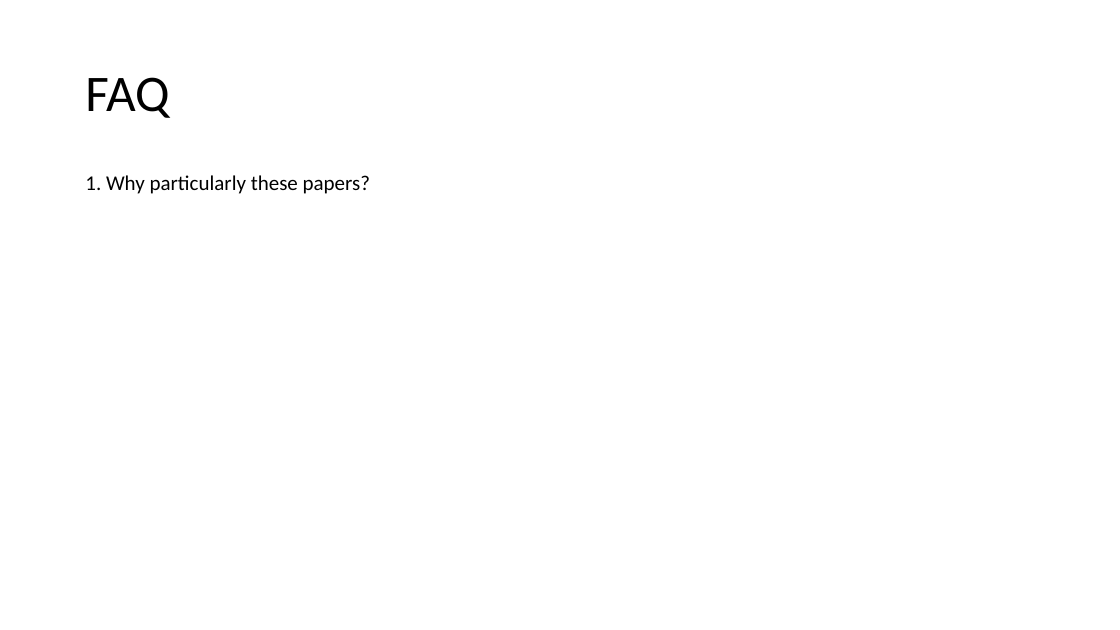
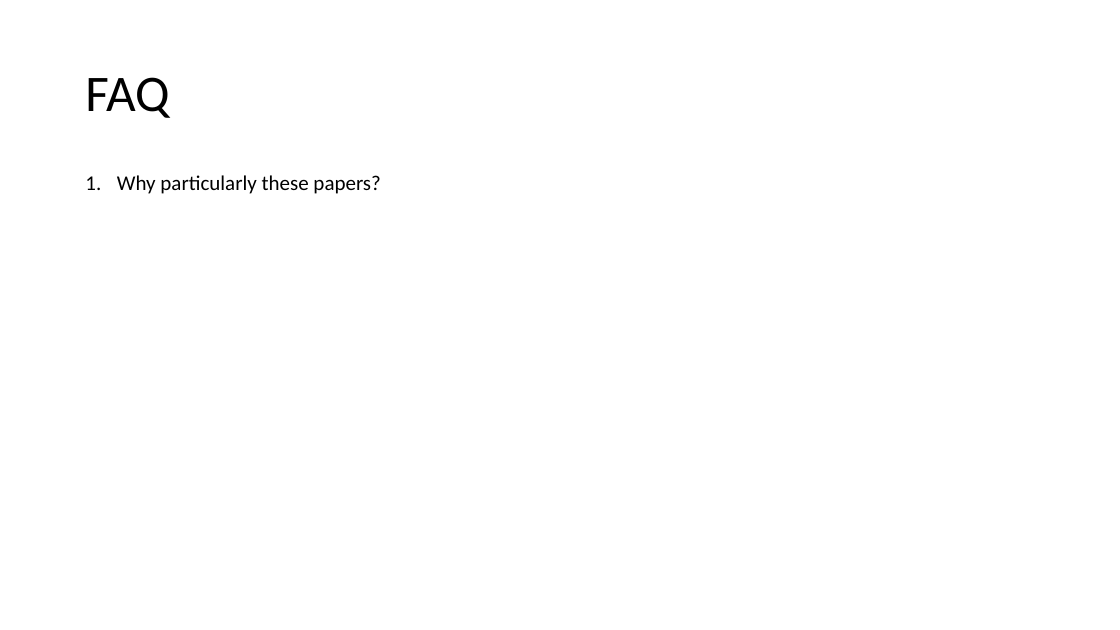
Before and after one commit to debnathk/articles, a slide deck: slide 4 of articles.pptx (slide 3 before the commit). Drawn at 1120x630 pixels with LibreOffice and Linux fonts; fonts in the diff are those of the drawing. Boxes give left, top, right and bottom in pixels: in the first picture for what was removed or moved away, otherwise in the second. Text is boxed around its words. In the diff, an @@ line names an element or a change of style, - is before the commit and + after.

```diff
--- a/articles.pptx
+++ b/articles.pptx
@@ text at <box>117,175,380,194</box>: text changed @@
-1. Why particularly these papers?
+1. Why particularly these papers?
```
Also in this commit, not shown: 5 other slides changed, 2 slides added, 16 other files.
